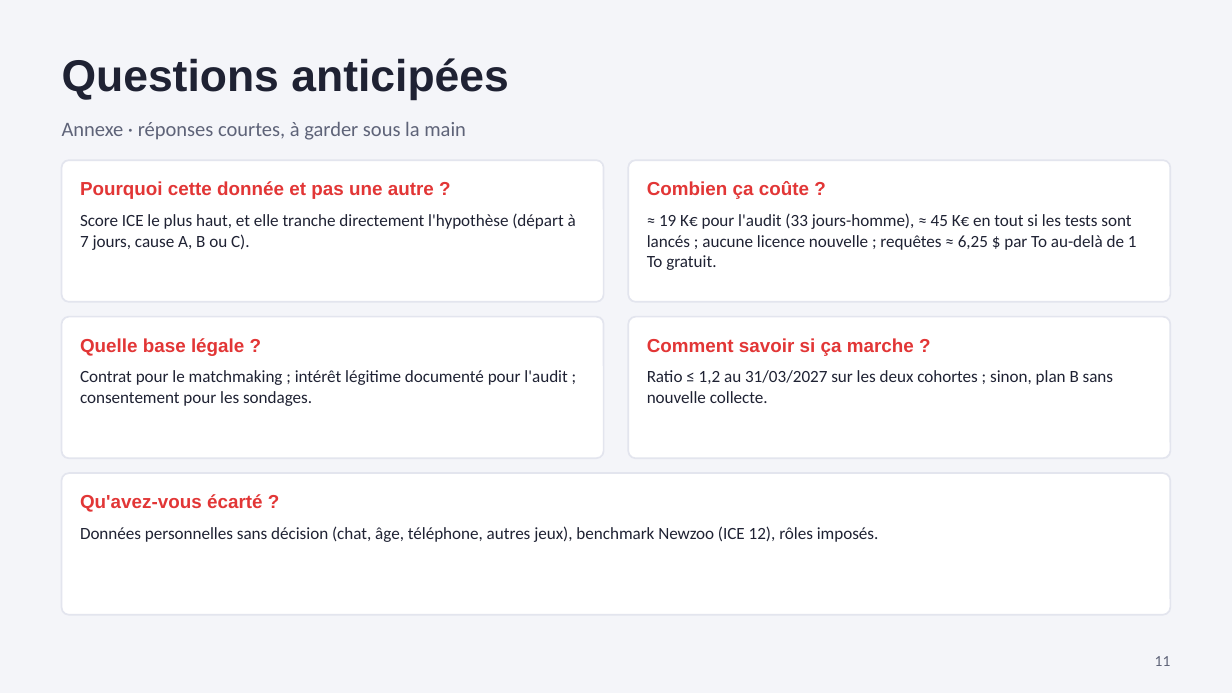
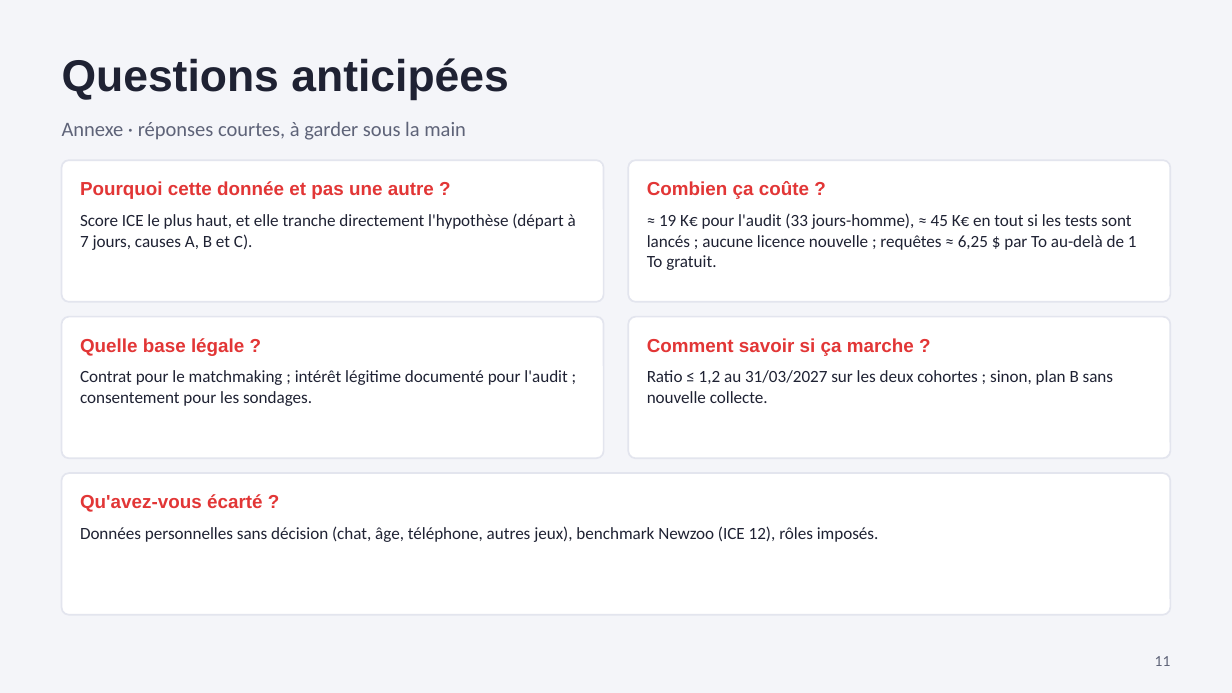
Before and after one commit to noeantoniov1-crypto/SOCIO, a slide deck: slide 11 of docs/presentation/pitch_marvel_rivals_netease.pptx. Drawn at 1232x693 pixels with LibreOffice and Linux fonts; fonts in the diff are those of the drawing. Boxes give left, top, right and bottom in pixels: in the first picture for what was removed or moved away, otherwise in the second. Text is boxed around its words. In the diff, an @@ line names an element or a change of style, - is before the commit and + after.

```diff
--- a/docs/presentation/pitch_marvel_rivals_netease.pptx
+++ b/docs/presentation/pitch_marvel_rivals_netease.pptx
@@ text at bbox=[80, 213, 576, 250]: text changed @@
-Score ICE le plus haut, et elle tranche directement l'hypothèse (départ à 7 jours, cause A, B ou C).
+Score ICE le plus haut, et elle tranche directement l'hypothèse (départ à 7 jours, causes A, B et C).
```
Also in this commit, not shown: 3 other slides changed, 1 other file.
